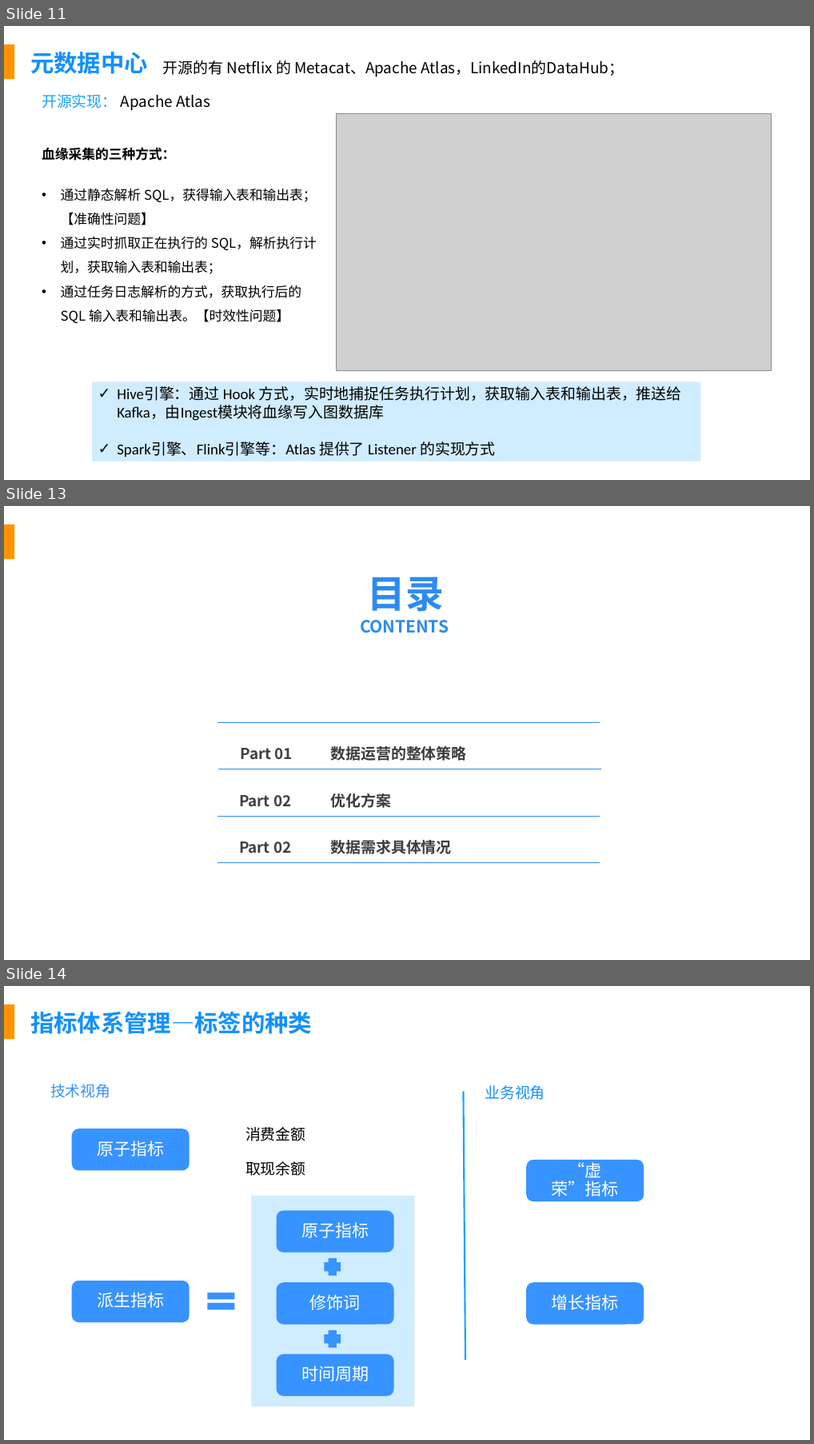
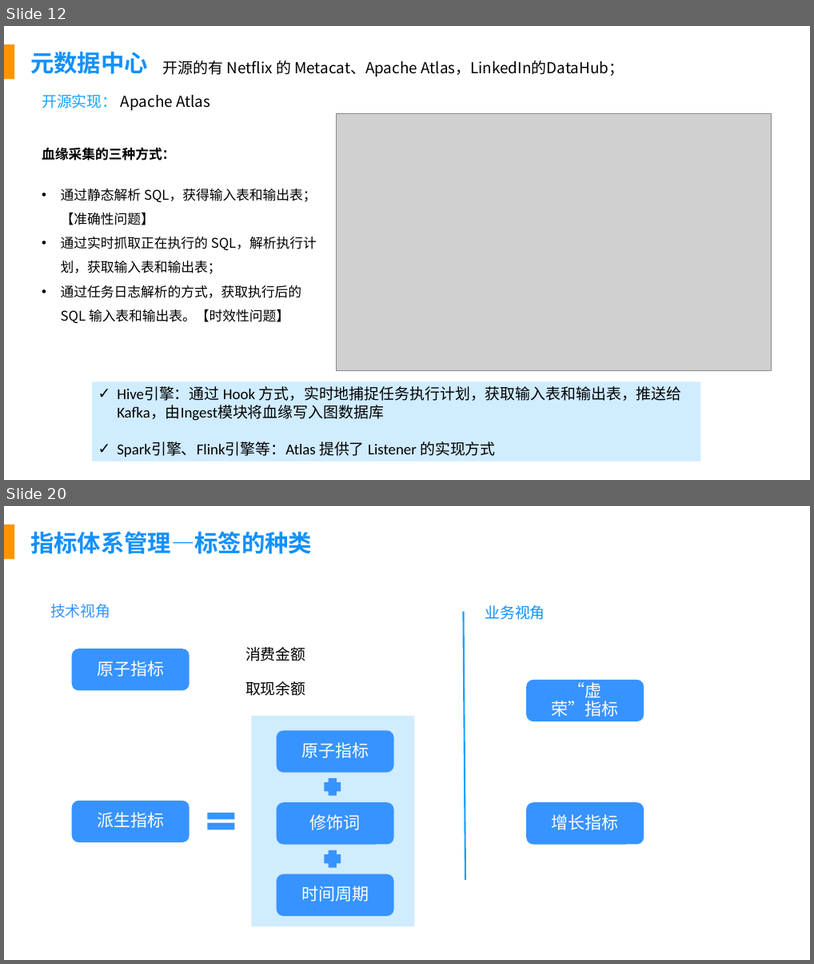
Before and after one commit to fancyChuan/reading-mindmap, a slide deck: PPT/数据建设知识体系.pptx. Shown one above the other, each under a label of ours: slides 11, 13 and 14 before the commit, slides 12 and 20 after it; the slides between them are not shown. The pictures are 814x1444 and 814x964 pixels, drawn with LibreOffice and Linux fonts; fonts in the diff are those of the drawing; grey boxes stand for pictures. Boxes give left, top, right and bottom in pixels: in the first picture for what was removed or moved away, otherwise in the second. Text is boxed around its words. In the diff, an @@ line names an element or a change of style, - is before the commit and + after.

Commit message:
Update 数据建设知识体系.pptx
元数据中心

```diff
--- a/PPT/数据建设知识体系.pptx
+++ b/PPT/数据建设知识体系.pptx
@@ slide 13 removed at (x1=4, y1=506, x2=810, y2=960), background #FFFFFF; not listed: 1 template element that a slide beside it also shows @@
@@ title removed at (x1=360, y1=576, x2=449, y2=633) @@
-目录
-CONTENTS
@@ freeform shape removed at (x1=218, y1=722, x2=601, y2=722) @@
@@ freeform shape removed at (x1=218, y1=768, x2=602, y2=768) @@
@@ text removed at (x1=241, y1=748, x2=293, y2=760) @@
-Part 01
@@ text removed at (x1=331, y1=746, x2=467, y2=760) @@
-数据运营的整体策略
@@ text removed at (x1=331, y1=793, x2=391, y2=808) @@
-优化方案
@@ freeform shape removed at (x1=218, y1=816, x2=601, y2=816) @@
@@ text removed at (x1=239, y1=795, x2=291, y2=807) @@
-Part 02
@@ text removed at (x1=239, y1=841, x2=291, y2=853) @@
-Part 02
@@ text removed at (x1=331, y1=840, x2=452, y2=854) @@
-数据需求具体情况
@@ freeform shape removed at (x1=218, y1=862, x2=601, y2=862) @@
@@ what was slide 11 is now slide 12 @@
@@ what was slide 14 is now slide 20 @@
```
Also in this commit, not shown: 8 slides added, 1 other slide removed.
